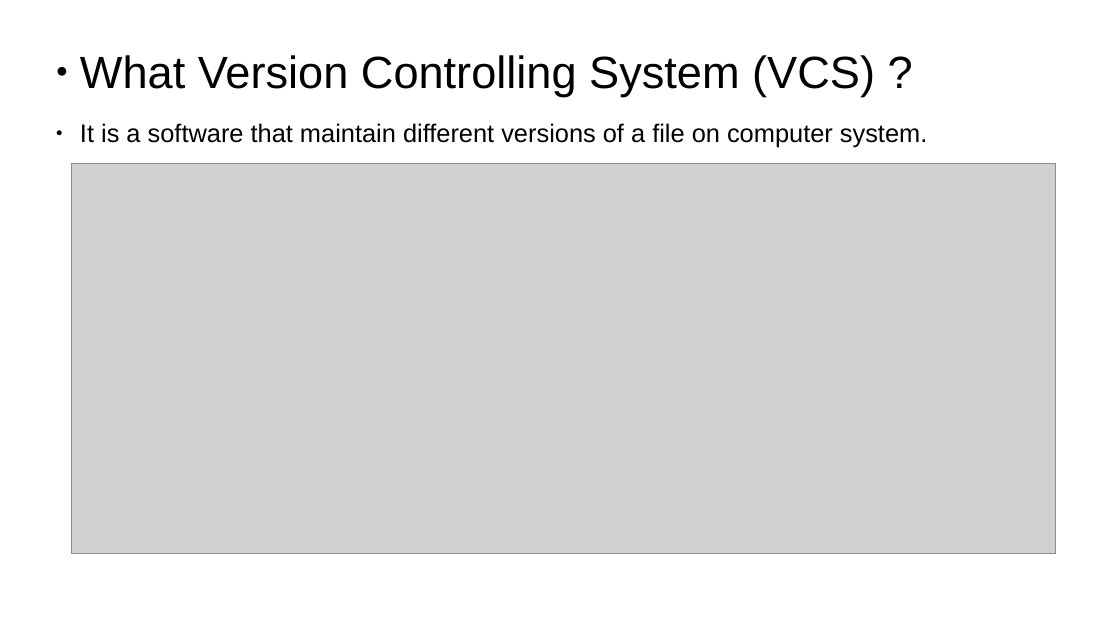
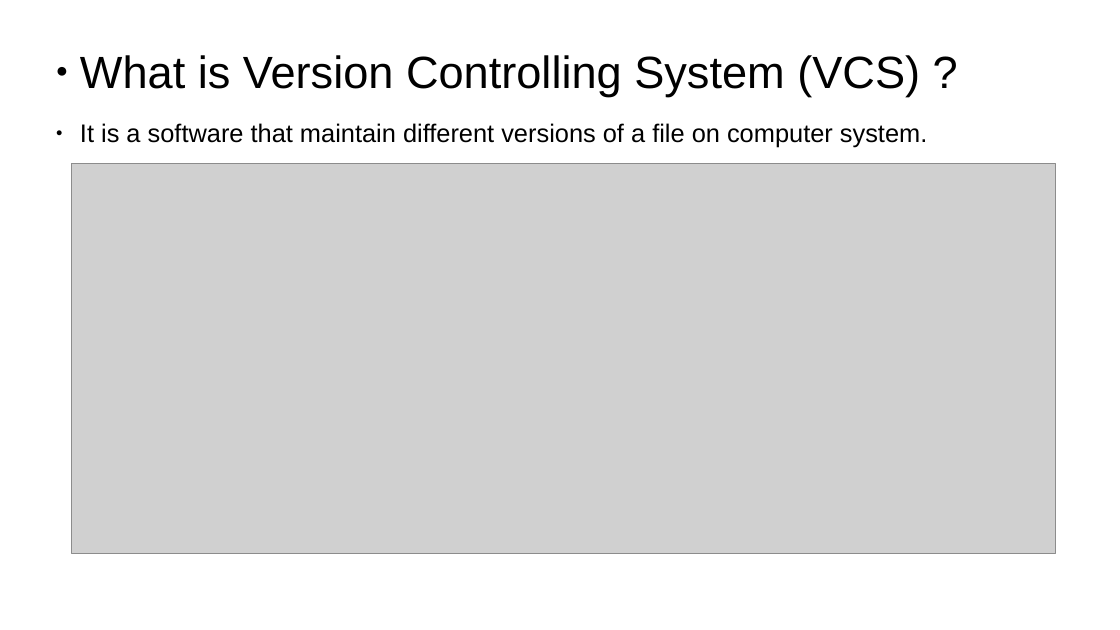
Before and after one commit to rajeshchauhan23102008/documents, a slide deck: slide 13 of src/courses/Javascript - No Theme.odp (slide 11 before the commit). Drawn at 1120x630 pixels with LibreOffice and Linux fonts; fonts in the diff are those of the drawing; grey boxes stand for pictures. Boxes give left, top, right and bottom in pixels: in the first picture for what was removed or moved away, otherwise in the second. Text is boxed around its words. In the diff, an @@ line names an element or a change of style, - is before the commit and + after.

```diff
--- a/src/courses/Javascript - No Theme.odp
+++ b/src/courses/Javascript - No Theme.odp
@@ subtitle at box(80, 55, 920, 97): text changed @@
-● What Version Controlling System (VCS) ?
+● What is Version Controlling System (VCS) ?
```
Also in this commit, not shown: 3 other slides changed, 6 slides added, 6 other files.
